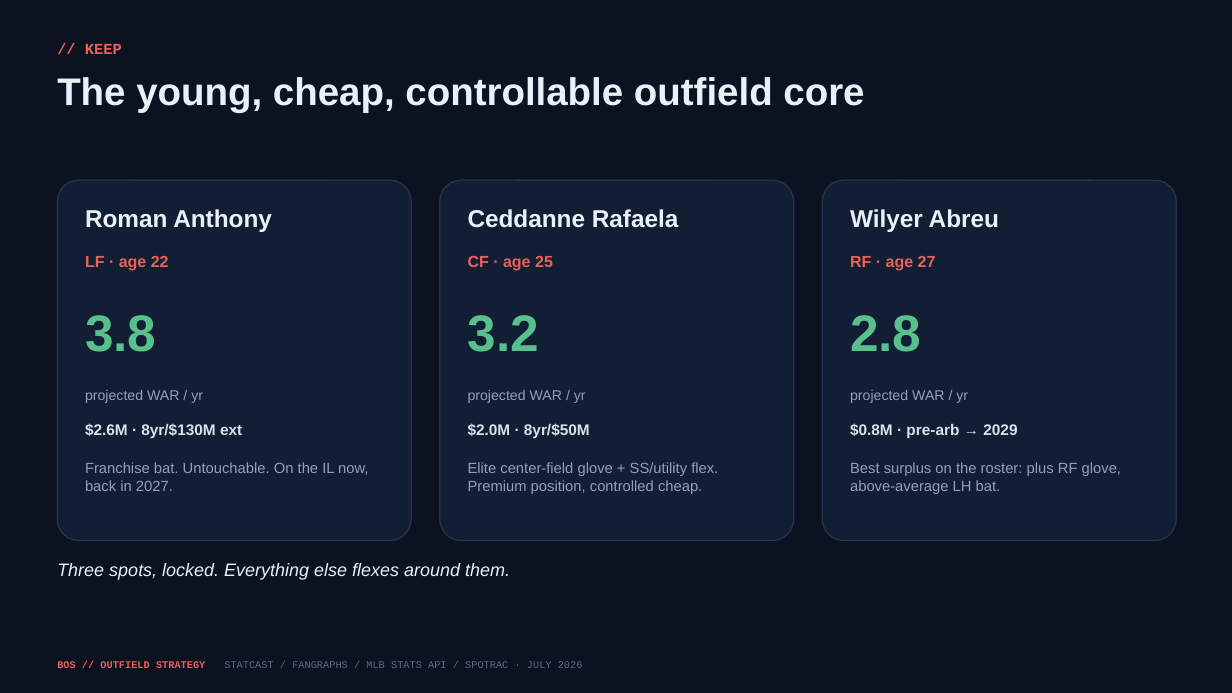
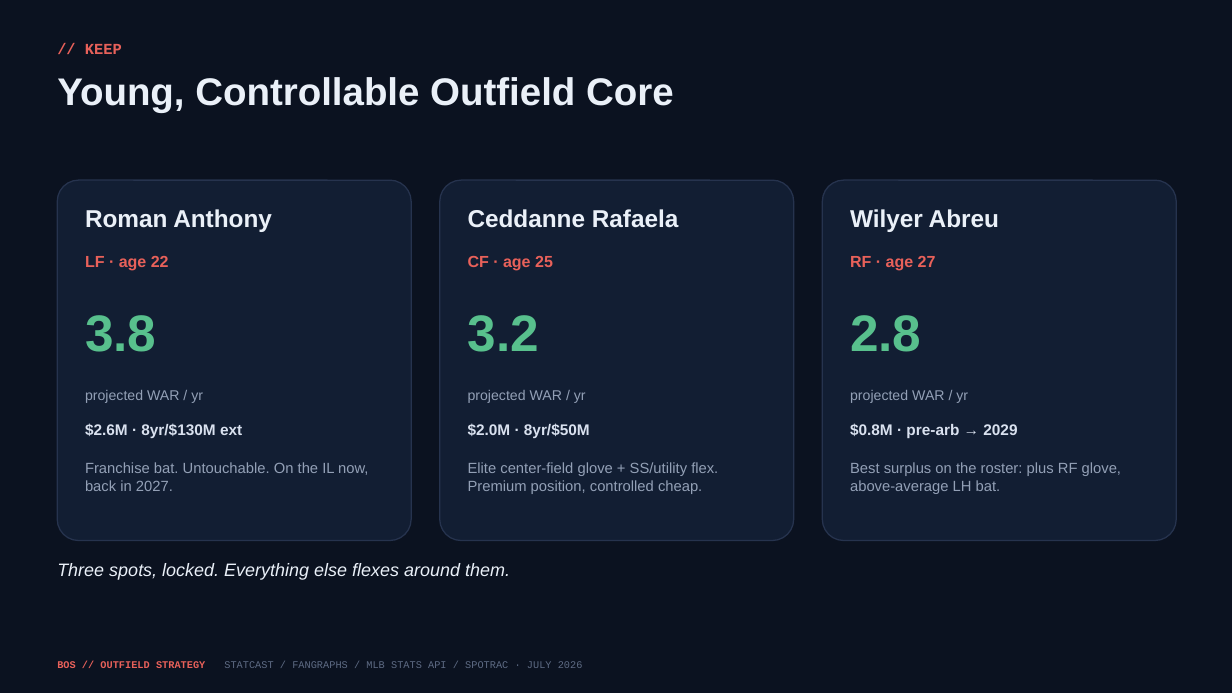
Before and after one commit to justinloo12/jarren-duran-outlier-analysis, a slide deck: slide 4 of outputs/Red_Sox_Trade_Deadline.pptx. Drawn at 1232x693 pixels with LibreOffice and Linux fonts; fonts in the diff are those of the drawing. Boxes give left, top, right and bottom in pixels: in the first picture for what was removed or moved away, otherwise in the second. Text is boxed around its words. In the diff, an @@ line names an element or a change of style, - is before the commit and + after.

```diff
--- a/outputs/Red_Sox_Trade_Deadline.pptx
+++ b/outputs/Red_Sox_Trade_Deadline.pptx
@@ text at box(57, 77, 674, 112): text changed @@
-The young, cheap, controllable outfield core
+Young, Controllable Outfield Core
```
Also in this commit, not shown: 11 other slides changed, 1 slide added, 1 slide removed, 3 other files.
